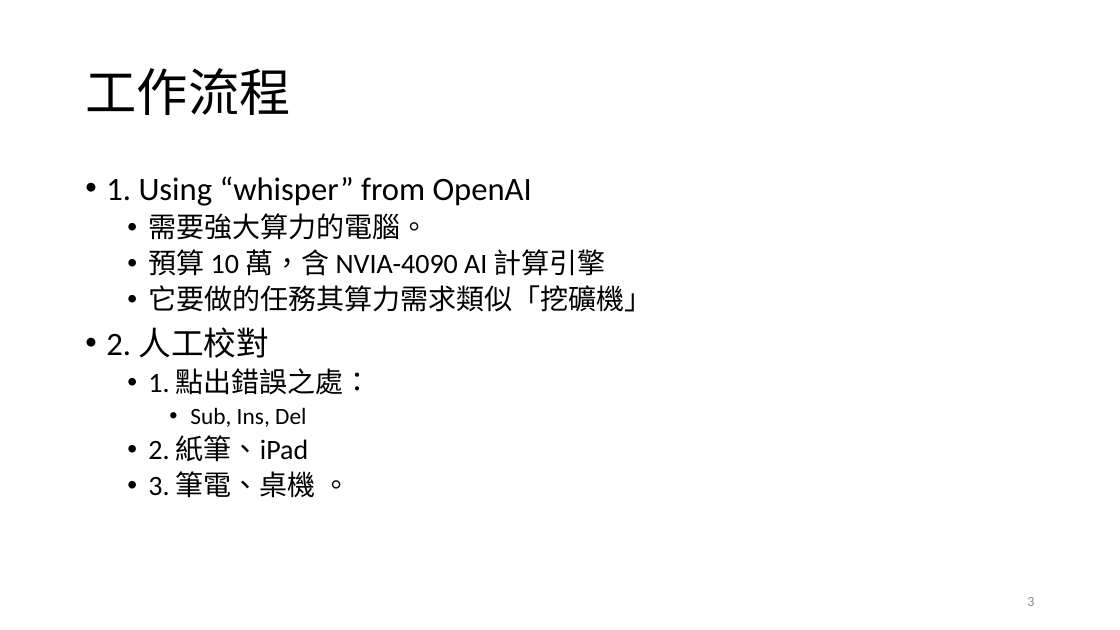
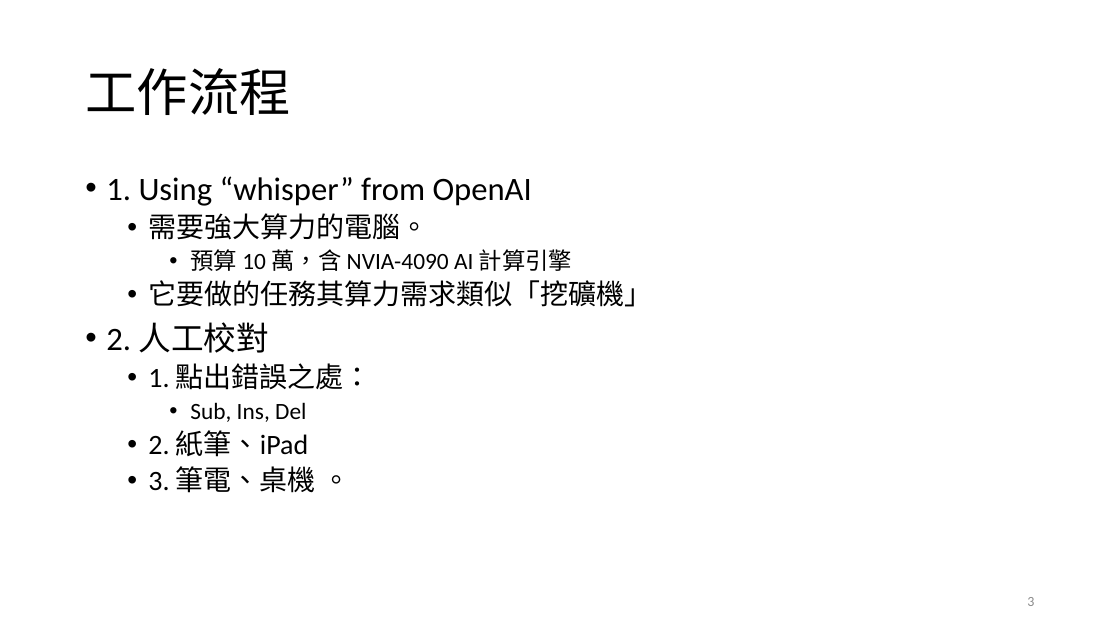
Before and after one commit to renyuanL/GuyanTrans2023, a slide deck: slide 3 of 古嚴寺影音逐字稿.pptx. Drawn at 1120x630 pixels with LibreOffice and Linux fonts; fonts in the diff are those of the drawing. Boxes give left, top, right and bottom in pixels: in the first picture for what was removed or moved away, otherwise in the second. Text is boxed around its words. In the diff, an @@ line names an element or a change of style, - is before the commit and + after.

```diff
--- a/古嚴寺影音逐字稿.pptx
+++ b/古嚴寺影音逐字稿.pptx
@@ text at [190,249,572,271]: size 24 to 20 pt in "預算 10 萬，含 NVIA-4090 AI 計算引擎"; list level 2 to 3 in "預算 10 萬，含 NVIA-4090 AI ..." @@
```
Also in this commit, not shown: 2 other slides changed, 1 other file.
